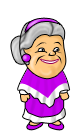
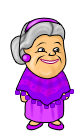
Layers edited between the first and the second 80px x 140px image:
painted on "белок л" over <box>53,47,59,52</box>
painted on "белок П" over <box>38,48,44,52</box>
painted on "волосы" over <box>19,42,29,65</box>
removed layer "Слой 13" from group "пончо" over <box>26,63,67,100</box>
added layer "Слой 16" (darken, 17%) in group "пончо" over <box>24,69,73,104</box>
added layer "Слой 15" in group "пончо" over <box>20,68,71,93</box>
painted on "Фигура 34 (копия)" over <box>18,61,69,98</box>
painted on "Слой 14" over <box>25,80,71,108</box>
painted on "Фигура 34" over <box>16,61,70,107</box>
added layer "Слой 17" in group "пончо" over <box>16,90,73,108</box>
hid "Фигура 17" over <box>20,88,30,95</box>
hid "Фигура 23" over <box>57,87,67,93</box>
removed layer "Слой 12" from group "туловище и ноги (копия) 2" over <box>23,106,66,124</box>
removed layer "Фигура 28" from group "туловище и ноги (копия) 2" over <box>23,108,65,123</box>
"Слой 11": blend normal → multiply, painted on it over <box>24,89,66,122</box>
painted on "Фигура 27" over <box>25,87,64,122</box>
